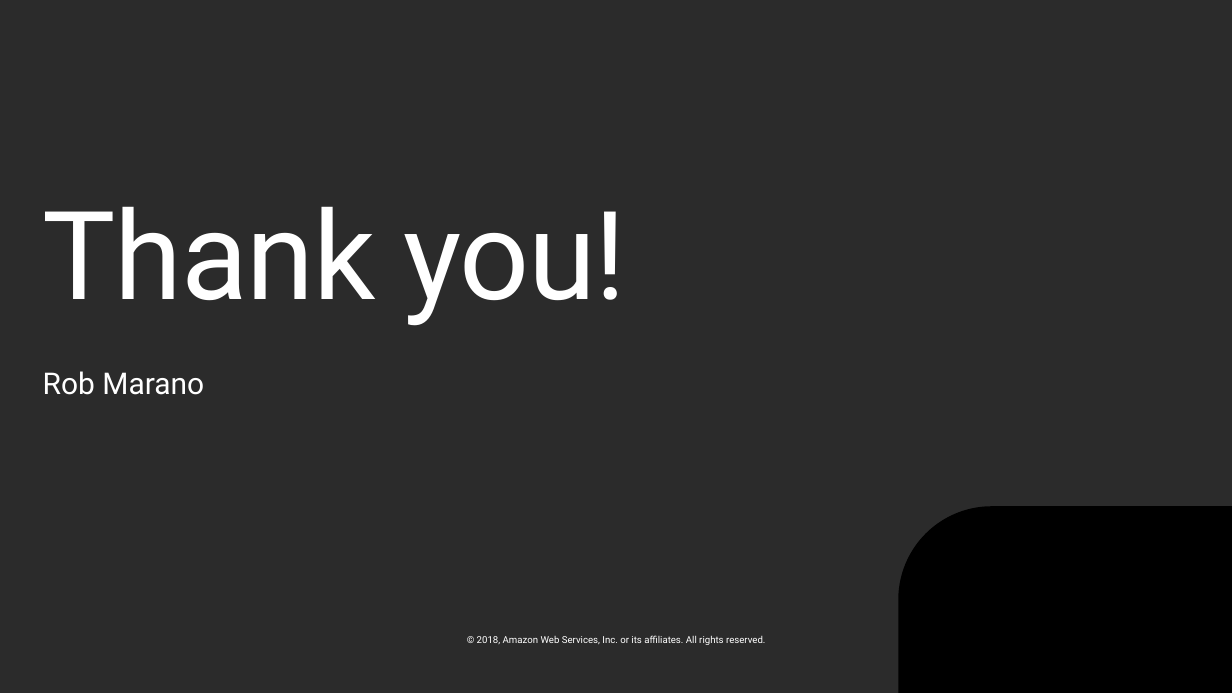
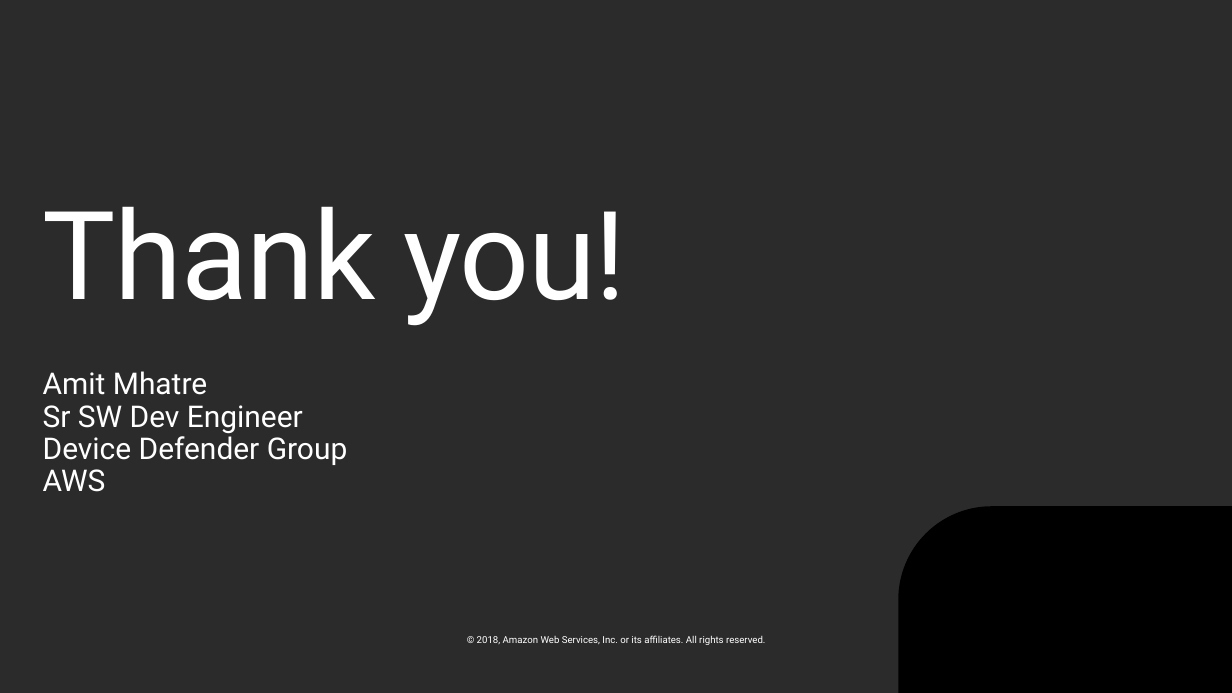
Before and after one commit to aws-samples/aws-iot-device-defender-workshop, a slide deck: slide 4 of docs/slides/iot313R3_builder_slides.pptx. Drawn at 1232x693 pixels with LibreOffice and Linux fonts; fonts in the diff are those of the drawing; background and template pictures are left out; a plain dark background stands for a picture behind light text. Boxes give left, top, right and bottom in pixels: in the first picture for what was removed or moved away, otherwise in the second. Text is boxed around its words. In the diff, an @@ line names an element or a change of style, - is before the commit and + after.

```diff
--- a/docs/slides/iot313R3_builder_slides.pptx
+++ b/docs/slides/iot313R3_builder_slides.pptx
@@ text at (43,371,348,492): text changed @@
-Rob Marano
+Amit Mhatre
+Sr SW Dev Engineer
+Device Defender Group
+AWS
```
Also in this commit, not shown: 2 other slides changed, 6 other files.
